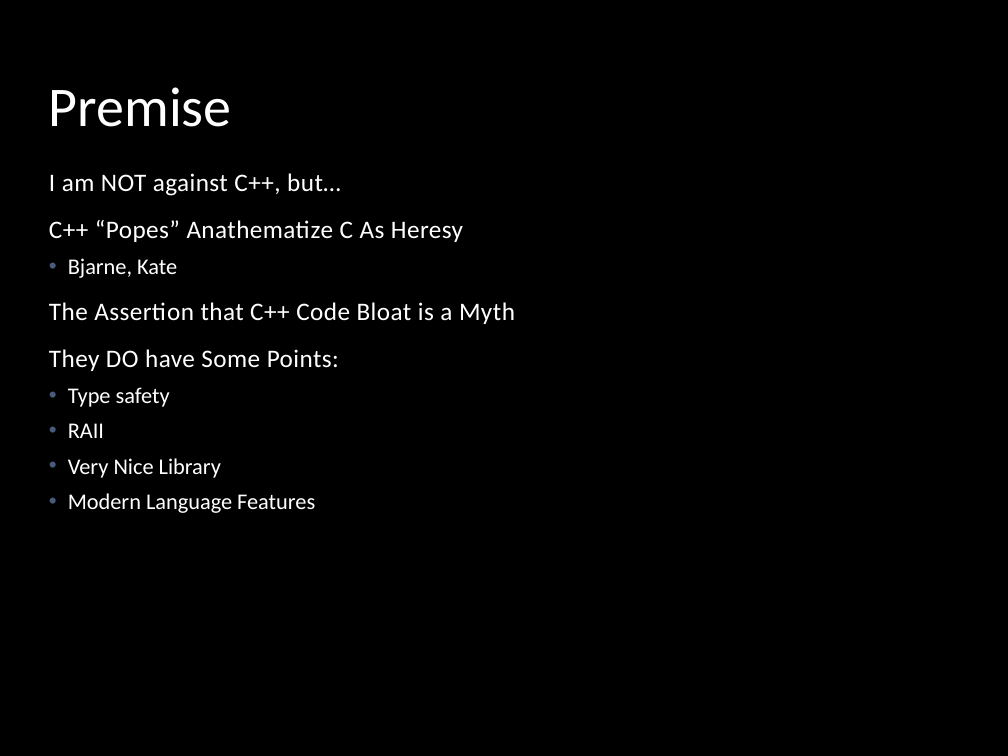
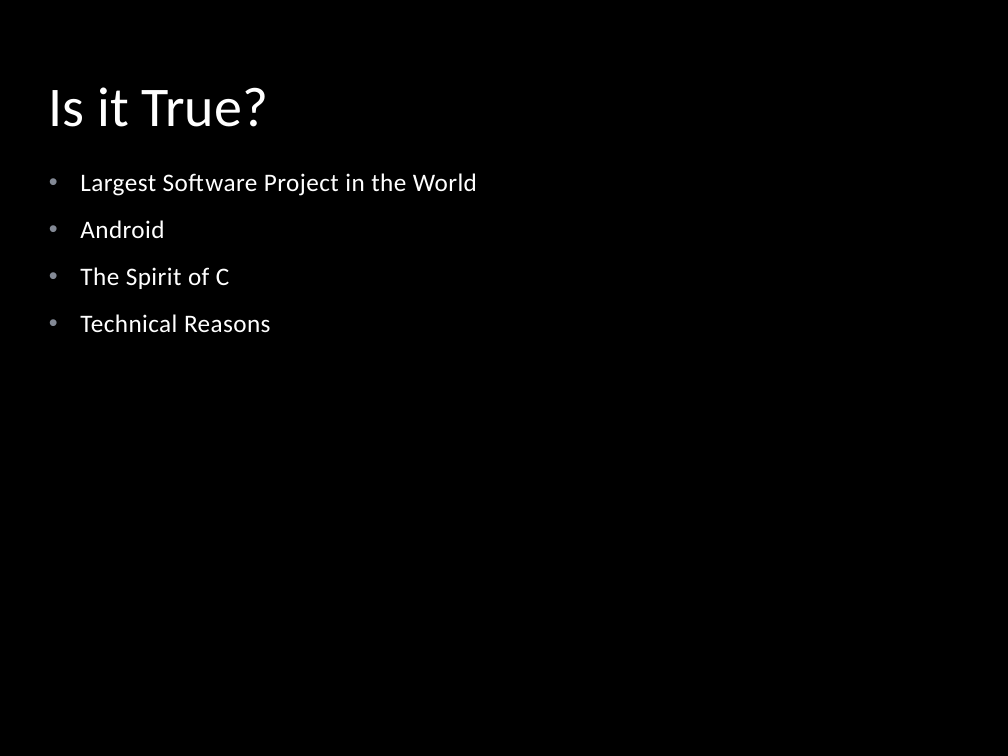
Before and after one commit to stevemac321/whyc, a slide deck: slide 3 of whyc.pptx (slide 2 before the commit). Drawn at 1008x756 pixels with LibreOffice and Linux fonts; fonts in the diff are those of the drawing; background and template pictures are left out. Boxes give left, top, right and bottom in pixels: in the first picture for what was removed or moved away, otherwise in the second. Text is boxed around its words. In the diff, an @@ line names an element or a change of style, - is before the commit and + after.

```diff
--- a/whyc.pptx
+++ b/whyc.pptx
@@ title at (49, 87, 268, 127): text changed @@
-Premise
+Is it True?
@@ text at (80, 173, 477, 333): text changed @@
-I am NOT against C++, but…
-C++ “Popes” Anathematize C As Heresy
-  • Bjarne, Kate
-The Assertion that C++ Code Bloat is a Myth
-They DO have Some Points:
-  • Type safety
-  • RAII
-  • Very Nice Library
-  • Modern Language Features
+• Largest Software Project in the World
+• Android
+• The Spirit of C
+• Technical Reasons
```
Also in this commit, not shown: 2 other slides changed, 11 slides added.
